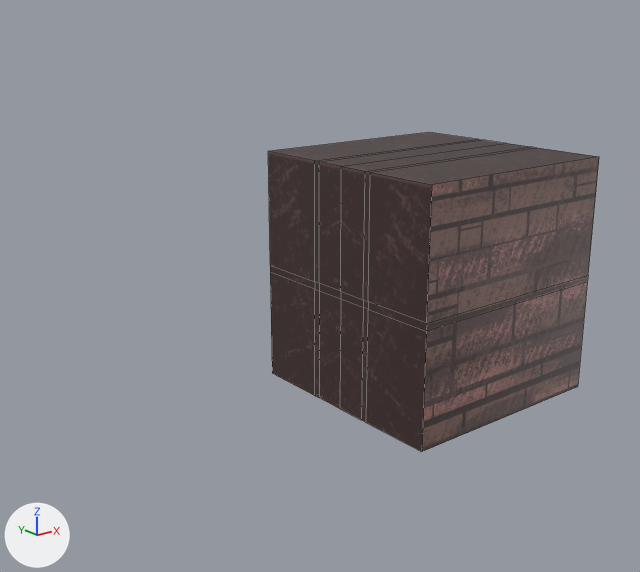
One commit to the Blender file assets/blender/building2.blend: the scene before it, then after it.
One viewpoint serves both versions: a 50 mm camera at (-5.52, -5.37, 2.3) aimed at (-1.21, 0.01, 0.15). The lights are fixed; the arrows at lower left show +X, +Y and +Z. The first picture is the older version. Mesh edges are drawn as thin lines.

Script lines for the objects in view, before the commit:
```python
me_cube = bpy.data.meshes.new('Cube')
me_cube.from_pydata(...)  # 70 vertices, 69 faces; spans x -1.0..1.07, y -1.0..1.0, z -1.45..-0.42
me_cube.materials.append(mat_material)  # picture img_buildingtexture_png
ob_cube = bpy.data.objects.new('Cube', me_cube)
ob_cube.location = (0.0, 0.0, 1.969)
ob_cube.scale = (1.0, 1.0, 2.05)
```
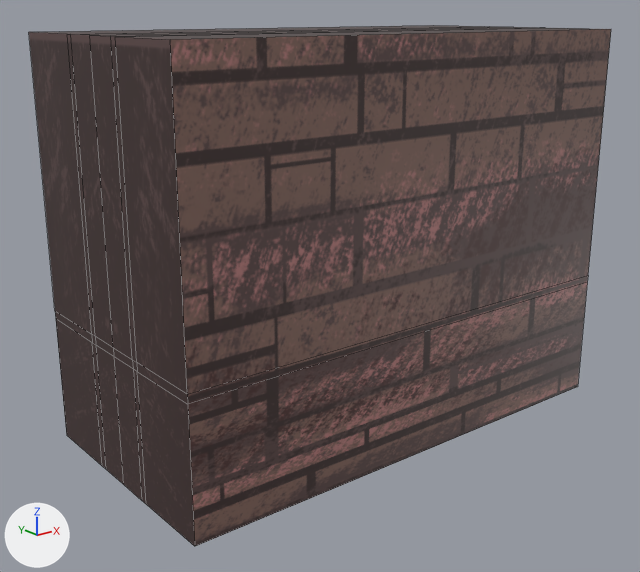
The edits, one by one:
me_cube is used by ob_cube; location (0.0, 0.0, 1.969); scale (1.0, 1.0, 2.05).
me_cube had 70 vertices, 69 faces and spanned x -1.0..1.07, y -1.0..1.0, z -1.45..-0.42.
me_cube now has 70 vertices, 69 faces and spans x -3.05..1.07, y -1.0..1.0, z -1.45..0.09.
me_cube part 1: all 21 vertices in x -1.0, y -1.0..1.0, z -1.45..-0.93 are moved by (-2.05, 0.0, 0.0).
me_cube part 2: all 7 vertices in x -1.0, y -1.0..1.0, z -0.42 are moved by (-2.05, 0.0, 0.5).
me_cube part 3: all 7 vertices in x 1.0, y -1.0..1.0, z -0.42 are moved by (0.0, 0.0, 0.5).

Location of each change, [x1, y1, x2, y2] in pixels of the pictures (640 x 572 px; the box of a moved part takes in the faces that stretch with it):
'Cube', reshaped (76% wider, 63% taller): before [268, 132, 599, 452]; after [29, 25, 611, 546]
part 1 of me_cube, moved or reshaped: before [270, 265, 588, 452]; after [55, 275, 588, 546]
part 2 of me_cube, moved or reshaped: before [268, 151, 432, 323]; after [29, 32, 187, 394]
part 3 of me_cube, moved or reshaped: before [270, 132, 599, 323]; after [37, 25, 611, 394]
